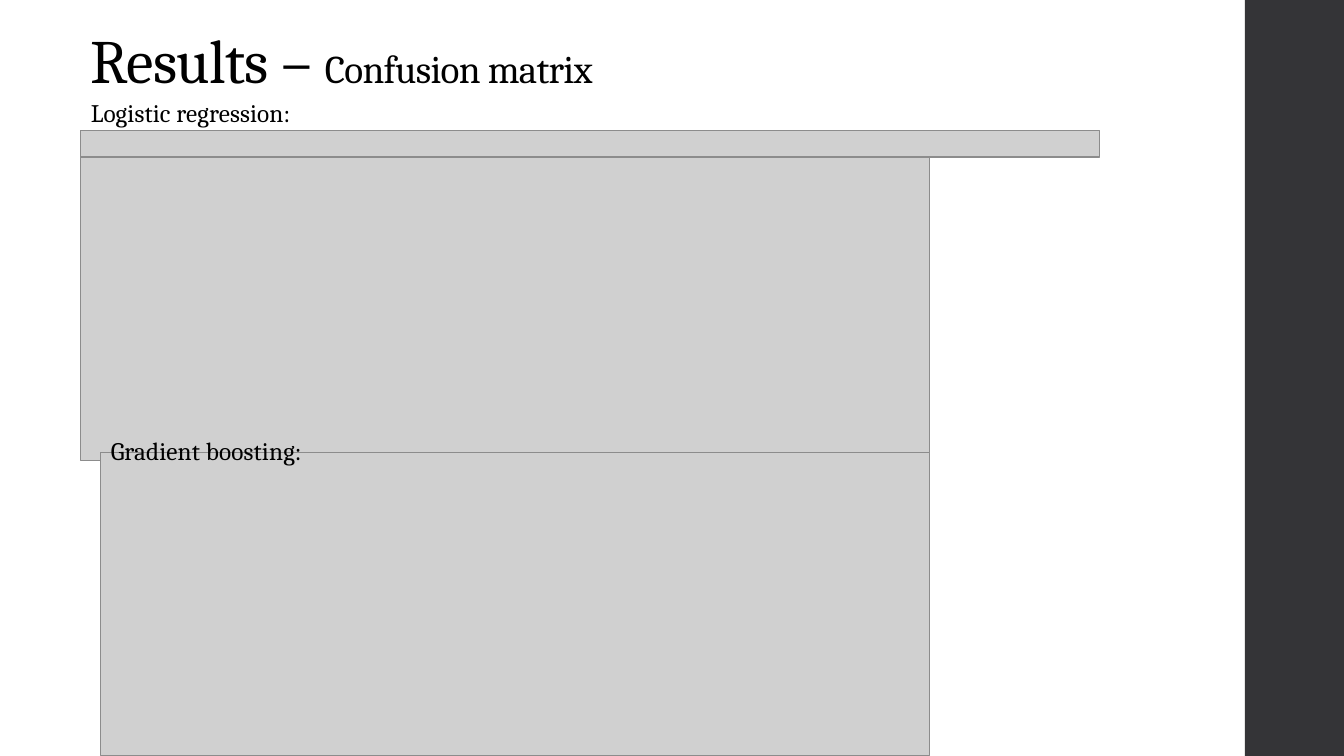
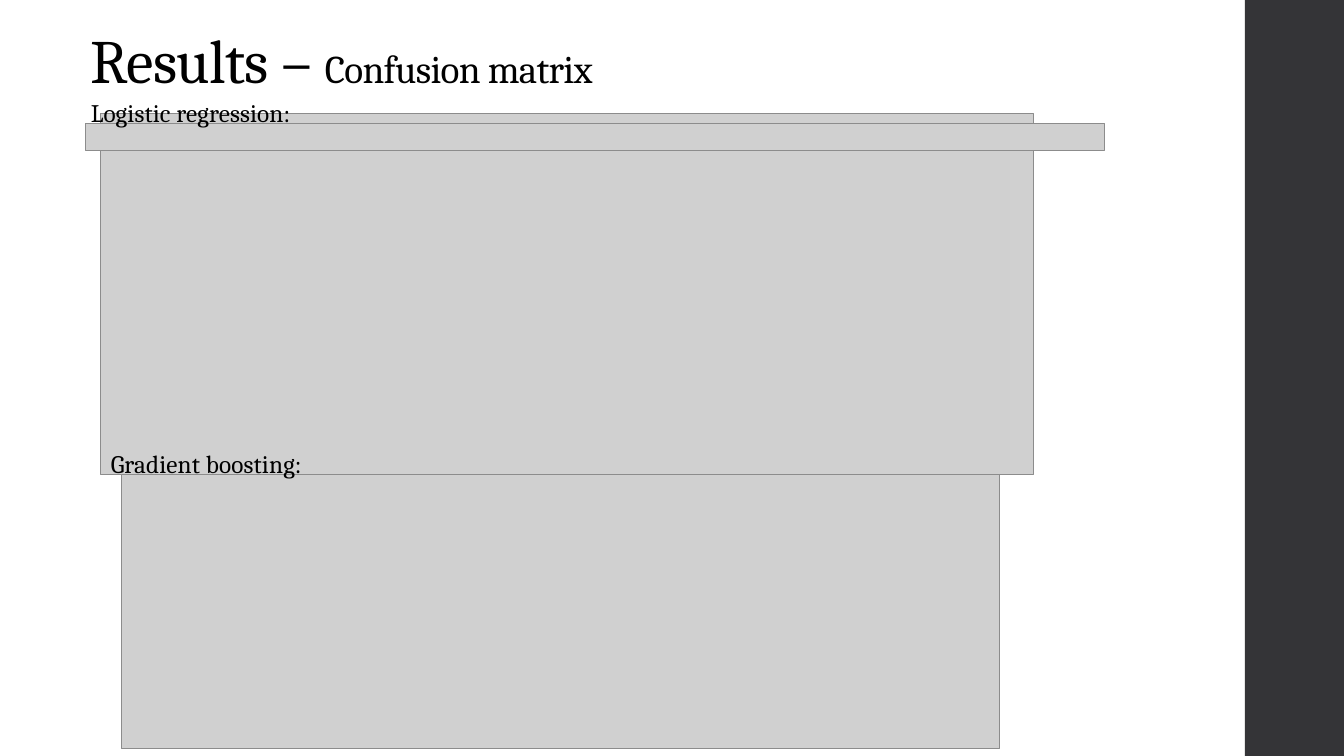
Before and after one commit to efratkohen/Big_five, a slide deck: slide 16 of Classification of the gender of Big five survey.pptx. Drawn at 1344x756 pixels with LibreOffice and Linux fonts; fonts in the diff are those of the drawing; grey boxes stand for pictures. Boxes give left, top, right and bottom in pixels: in the first picture for what was removed or moved away, otherwise in the second. Text is boxed around its words. In the diff, an @@ line names an element or a change of style, - is before the commit and + after.

```diff
--- a/Classification of the gender of Big five survey.pptx
+++ b/Classification of the gender of Big five survey.pptx
@@ picture: place and size @@
-picture at (81,139,930,461)
+picture at (101,114,1034,475)
@@ picture: place and size @@
-picture at (81,130,1100,157)
+picture at (86,123,1105,150)
@@ text "Gradient boosting:": place and size @@
-text "Gradient boosting:" at (111,442,302,466)
+text "Gradient boosting:" at (111,455,302,479)
@@ picture: place and size @@
-picture at (101,453,930,756)
+picture at (121,420,999,749)
```
Also in this commit, not shown: 1 other slide changed, 5 other files.
